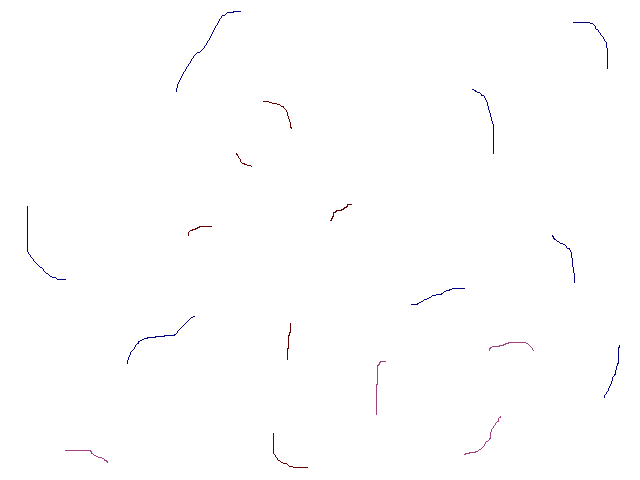
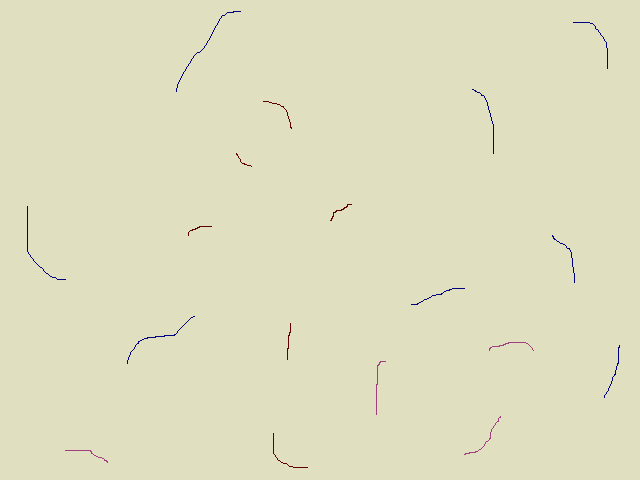
The second 640px x 480px image is a revision of the first. Changes to its layers:
painted on "Background" over [left=0, top=0, right=640, bottom=480]
painted on "33_randomLow.png" over [left=0, top=0, right=640, bottom=480]
